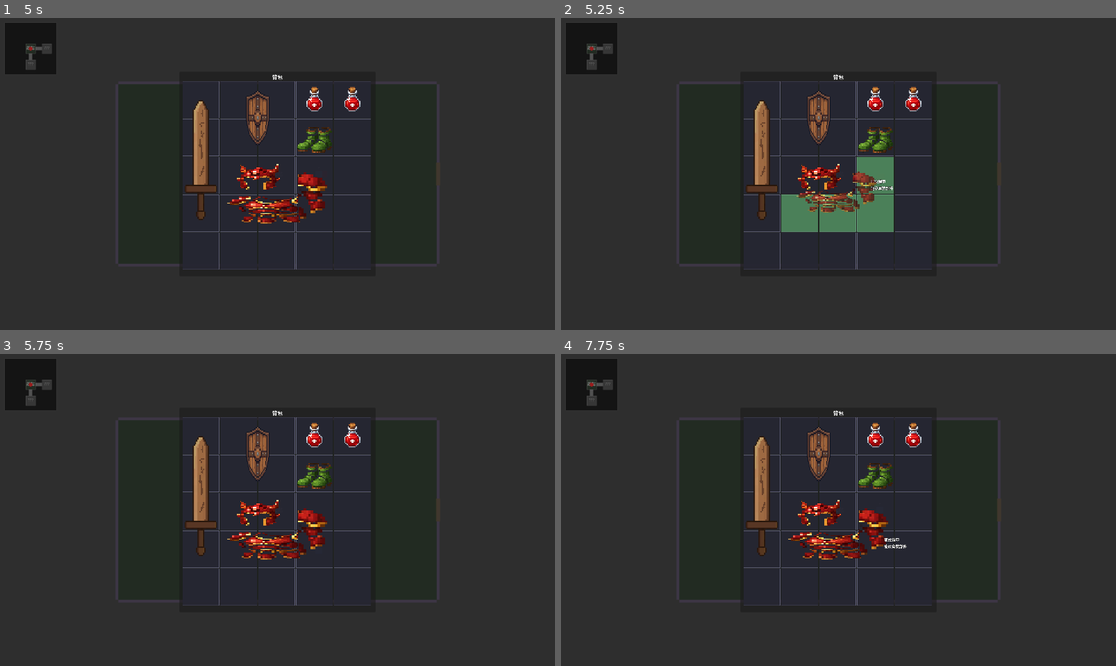
Above: before the commit, frames 1-4 (two rows, left to right).
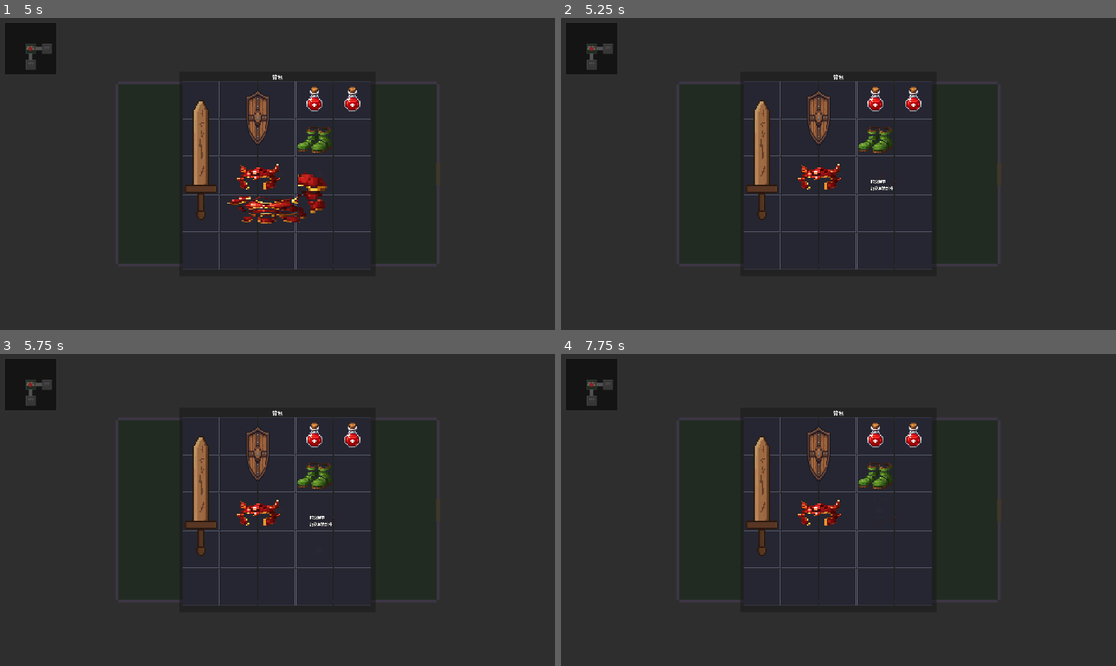
Above: after the commit, the same moments.

Repository: benson94879453/0415
Game: Godot game, scene res://game/objects/dungeon/dungeon.tscn
Two runs of this game, one before a commit and one after it. Both use one fixed random seed, a clock stepped at 60 frames per second and the inputs below. This scene is started directly instead of the project's main scene.
Inputs (mouse positions are in pixels of both pictures, inside the frame that each line leads up to):
- Up to frame 1 (5 s): tap Enter (start) at 0.5 s; move the mouse to (399, 158) at 0.52 s; hold D (move_right) 0.53-1.25 s; hold Q (dropitem, bound only after the commit) 0.53-1.25 s; click (399, 158) at 0.67 s; drag from (166, 189) to (277, 255) at 1.27 s; move the mouse to (333, 105) at 2.02 s; hold D (move_right) 2.03-2.75 s; hold E (interact) 2.03-2.75 s; tap Q (dropitem, bound only after the commit) at 2.3 s; drag from (249, 236) to (333, 174) at 2.77 s; move the mouse to (444, 220) at 3.52 s; hold A (move_left) 3.53-4.25 s; hold Q (dropitem, bound only after the commit) 3.53-4.25 s; tap T (inventory) at 4.15 s; drag from (111, 127) to (338, 174) at 4.27 s
- Up to frame 2 (5.25 s): tap Enter (start) at 5 s; move the mouse to (866, 174) at 5.02 s; hold S (move_down) from 5.03 s (still down); hold Q (dropitem, bound only after the commit) from 5.03 s (still down); click (866, 174) at 5.17 s
- Up to frame 3 (5.75 s): keep holding S (move_down); keep holding Q (dropitem, bound only after the commit)
- Up to frame 4 (7.75 s): release S (move_down) at 5.75 s; release Q (dropitem, bound only after the commit) at 5.75 s; tap Enter (start) at 5.75, 7.25 s; drag from (755, 432) to (877, 525) at 5.77 s; move the mouse to (960, 494) at 6.52 s; hold W (move_up) 6.53-7.25 s; hold E (interact) 6.53-7.25 s; tap Q (dropitem, bound only after the commit) at 6.8 s; drag from (727, 525) to (877, 531) at 7.27 s

Frame 1 is identical in both runs. In frame 2, 3.2% of the frame differs, in the area x 39-61%, y 44-69%; in frame 3, 1.0%; in frame 4, 1.1%.

Commit message:
feat: integrate pick/drop system with dropitem input and dungeon wiring
Ultraworked with [Sisyphus](https://github.com/code-yeongyu/oh-my-openagent)

Co-authored-by: Sisyphus <clio-agent@sisyphuslabs.ai>

Diff:
--- a/game/inventory/inventory_ui.gd
+++ b/game/inventory/inventory_ui.gd
@@ -1,5 +1,8 @@
 class_name InventoryUI
 extends CanvasLayer
+
+## 當物品從背包中丟棄時發出（拖出面板或按 Q 鍵）
+signal item_dropped_from_inventory(item: ItemInstance)
 
 ## 背包 UI
 ## 格子背景 (_grid_container) 與物品圖層 (_item_layer) 分離
@@ -20,6 +23,7 @@
 var _drag_anchor: Vector2i = Vector2i.ZERO  ## 被抓取格在 shape 矩陣中的座標
 var _drag_icon_offset: Vector2 = Vector2.ZERO  ## drag icon 偏移量（讓抓取格對齊滑鼠）
 var _hover_slot: int = -1  ## 拖曳中滑鼠懸停的格子索引（-1 = 無）
+var _hovered_item_slot: int = -1  ## 非拖曳狀態下，滑鼠懸停的格子索引（供 Q 鍵丟棄使用）
 var _drag_icon: Control
 var _grid_container: GridContainer
 var _item_layer: Control  ## 物品紋理圖層，疊在 grid 正上方
@@ -101,6 +105,7 @@
 	_panel.visible = _is_open
 	_bg_overlay.visible = _is_open
 	_tooltip.visible = false
+	_hovered_item_slot = -1
 	if _is_open:
 		_refresh_items()
 
@@ -328,6 +333,11 @@
 	if not _is_open:
 		return
 
+	if event.is_action_pressed("dropitem") and not _dragging:
+		_drop_hovered_item()
+		get_viewport().set_input_as_handled()
+		return
+
 	if event is InputEventMouseButton:
 		_handle_mouse_button(event)
 	elif event is InputEventMouseMotion:
@@ -388,10 +398,12 @@
 	if _dragging:
 		_tooltip.visible = false
 		return
+	_hovered_item_slot = -1
 	var idx := _get_slot_at_position(event.global_position)
 	if idx >= 0:
 		var item: ItemInstance = _inventory.find_item_at(idx)
 		if item != null:
+			_hovered_item_slot = idx
 			var item_name := item.get_display_name()
 			var def := item.get_definition()
 			var desc: String = def.get("description", "")
@@ -493,9 +505,10 @@
 	# 恢復舊方向 — 所有 remove_item 必須在舊方向下執行
 	item.orientation = old_orientation
 
-	# Dropped outside panel → remove from inventory
+	# Dropped outside panel → transfer to ground via signal
 	if target_slot < 0:
 		_inventory.remove_item(item)
+		item_dropped_from_inventory.emit(item)
 		_clear_drag()
 		return
 
@@ -533,9 +546,25 @@
 	_drag_original_center = -1
 	_drag_original_orientation = 0
 	_hover_slot = -1
+	_hovered_item_slot = -1
 	_drag_icon.visible = false
 	_tooltip.visible = false
 	_refresh_items()
+
+
+func _drop_hovered_item() -> void:
+	if _hovered_item_slot < 0:
+		return
+	var item: ItemInstance = _inventory.find_item_at(_hovered_item_slot)
+	if item == null:
+		return
+	# 清除此物品在 hotbar 中的綁定
+	for i in _inventory.hotbar.size():
+		if _inventory.hotbar[i] == item.center_slot:
+			_inventory.hotbar[i] = -1
+	_inventory.remove_item(item)
+	item_dropped_from_inventory.emit(item)
+	_hovered_item_slot = -1
 
 
 func _try_move(item: ItemInstance, target_slot: int, old_center: int, old_orientation: int, _new_orientation: int) -> void:
--- a/game/objects/dungeon/dungeon.gd
+++ b/game/objects/dungeon/dungeon.gd
@@ -15,6 +15,7 @@
 var _map: DungeonMap
 var _player_inventory: PlayerInventory
 var _inventory_ui: InventoryUI
+var _ground_ui: GroundContainerUI
 var _combat_player: CombatPlayer
 
 
@@ -40,6 +41,7 @@
 		_room_nodes[data.grid_pos] = room
 
 		# add_child 已同步觸發 room._ready()，門已建立，直接綁定
+		room.set_player(player)
 		_bind_room_doors(room)
 
 	# 建立地圖系統
@@ -52,6 +54,10 @@
 	_inventory_ui = InventoryUI.new()
 	add_child(_inventory_ui)
 	_inventory_ui.setup(_player_inventory)
+	_inventory_ui.item_dropped_from_inventory.connect(_on_inventory_item_dropped)
+
+	_ground_ui = GroundContainerUI.new()
+	add_child(_ground_ui)
 
 	# 初始化背包數值評估器
 	InventoryEvaluator.setup(_player_inventory)
@@ -85,6 +91,9 @@
 func _on_player_interacted(target: Area2D) -> void:
 	if SceneTransition.is_transitioning():
 		return
+	if target is GroundItemVisual:
+		_open_ground_container(target)
+		return
 	# 找到目標門所屬的房間和方向
 	for grid_pos in _room_nodes:
 		var room: DungeonRoom = _room_nodes[grid_pos]
@@ -99,6 +108,8 @@
 	var to_pos: Vector2i = from_pos + offset
 	if to_pos not in _room_nodes:
 		return
+	if _ground_ui != null:
+		_ground_ui.close()
 
 	# 使用 fade 轉場，在全黑時搬移玩家和切換可見房間
 	SceneTransition.fade_only(_do_room_switch.bind(to_pos, dir), 0.3)
@@ -180,3 +191,29 @@
 		enemy.global_position = start_world + Vector2(cos(angle), sin(angle)) * 150.0
 		rooms_container.add_child(enemy)
 		enemy.setup(player)
+
+
+func _get_current_room() -> DungeonRoom:
+	return _room_nodes.get(_current_grid_pos, null)
+
+
+func _open_ground_container(target: GroundItemVisual) -> void:
+	if target == null or target.room_ref == null:
+		return
+	var room = target.room_ref
+	if room != _get_current_room():
+		return
+	if _inventory_ui != null and _inventory_ui._is_open:
+		_inventory_ui.toggle()
+	_ground_ui.setup(room.ground_container, _player_inventory, player, target.global_position, room)
+	_ground_ui.open()
+
+
+func _on_inventory_item_dropped(item: ItemInstance) -> void:
+	var room := _get_current_room()
+	if room == null:
+		_player_inventory.add_item(item)
+		return
+	var local_drop_pos := room.to_local(player.global_position)
+	if not room.add_ground_item(item, local_drop_pos):
+		_player_inventory.add_item(item)
--- a/project.godot
+++ b/project.godot
@@ -88,6 +88,11 @@
 "events": [Object(InputEventKey,"resource_local_to_scene":false,"resource_name":"","device":-1,"window_id":0,"alt_press …(190 unchanged characters)…
 ]
 }
+dropitem={
+"deadzone": 0.2,
+"events": [Object(InputEventKey,"resource_local_to_scene":false,"resource_name":"","device":-1,"window_id":0,"alt_pressed":false,"shift_pressed":false,"ctrl_pressed":false,"meta_pressed":false,"pressed":false,"keycode":0,"physical_keycode":81,"key_label":0,"unicode":0,"location":0,"echo":false,"script":null)
+]
+}
 
 [physics]
 
